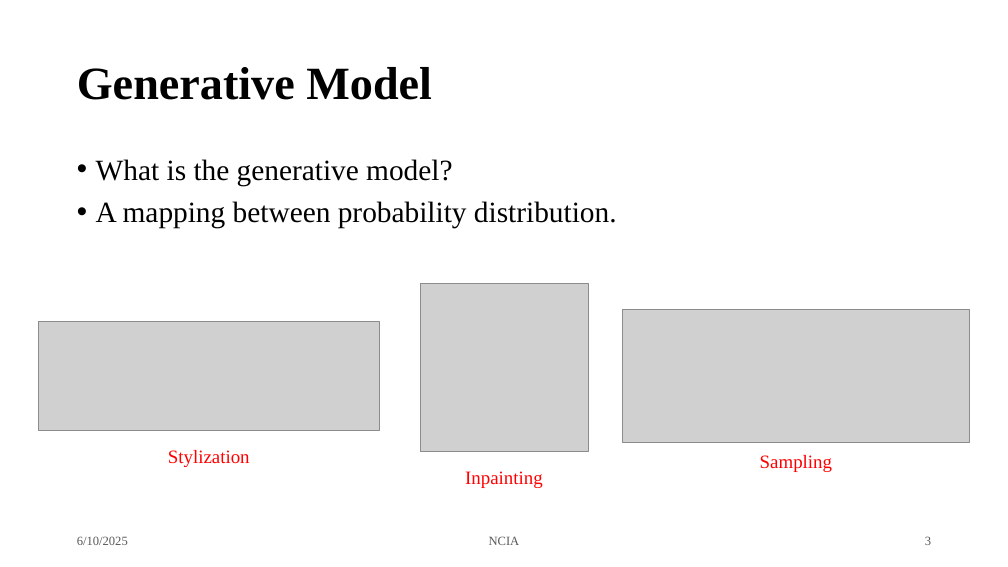
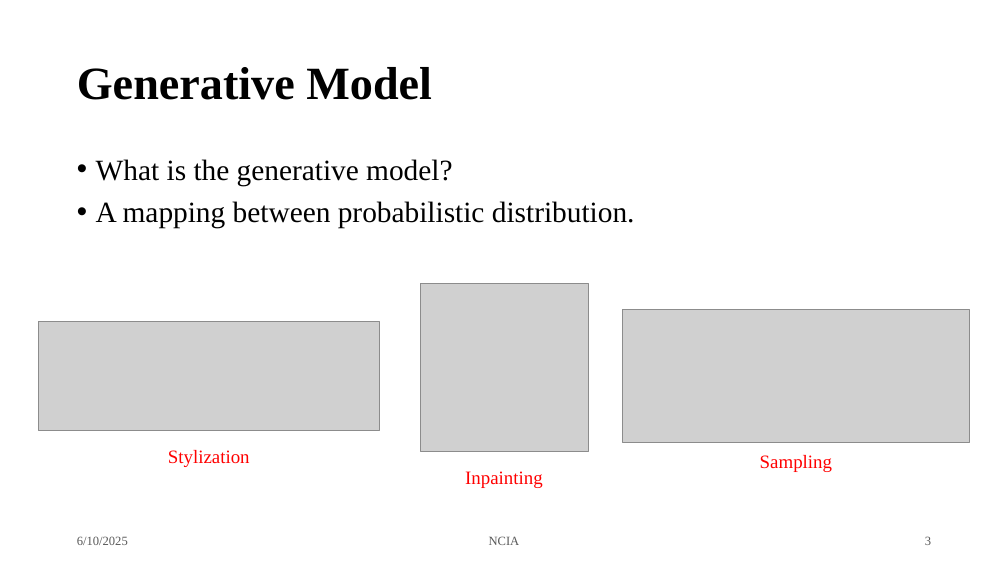
Before and after one commit to overnap/lab-seminar, a slide deck: slide 3 of ds/Introduction to Flow Matching.pptx. Drawn at 1008x567 pixels with LibreOffice and Linux fonts; fonts in the diff are those of the drawing; grey boxes stand for pictures. Boxes give left, top, right and bottom in pixels: in the first picture for what was removed or moved away, otherwise in the second. Text is boxed around its words. In the diff, an @@ line names an element or a change of style, - is before the commit and + after.

```diff
--- a/ds/Introduction to Flow Matching.pptx
+++ b/ds/Introduction to Flow Matching.pptx
@@ text at (x1=96, y1=201, x2=635, y2=228): text changed @@
-• A mapping between probability distribution.
+• A mapping between probabilistic distribution.
```
Also in this commit, not shown: 1 other slide changed, 11 slides added.
